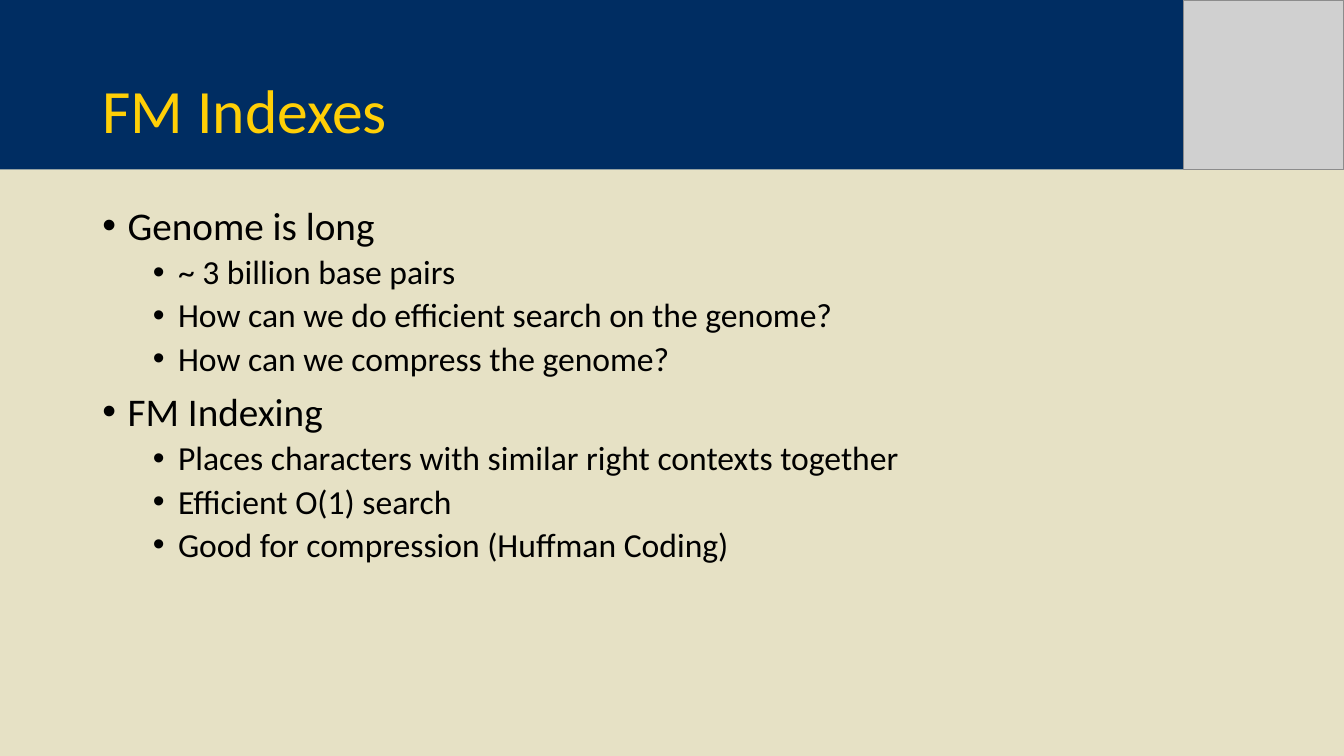
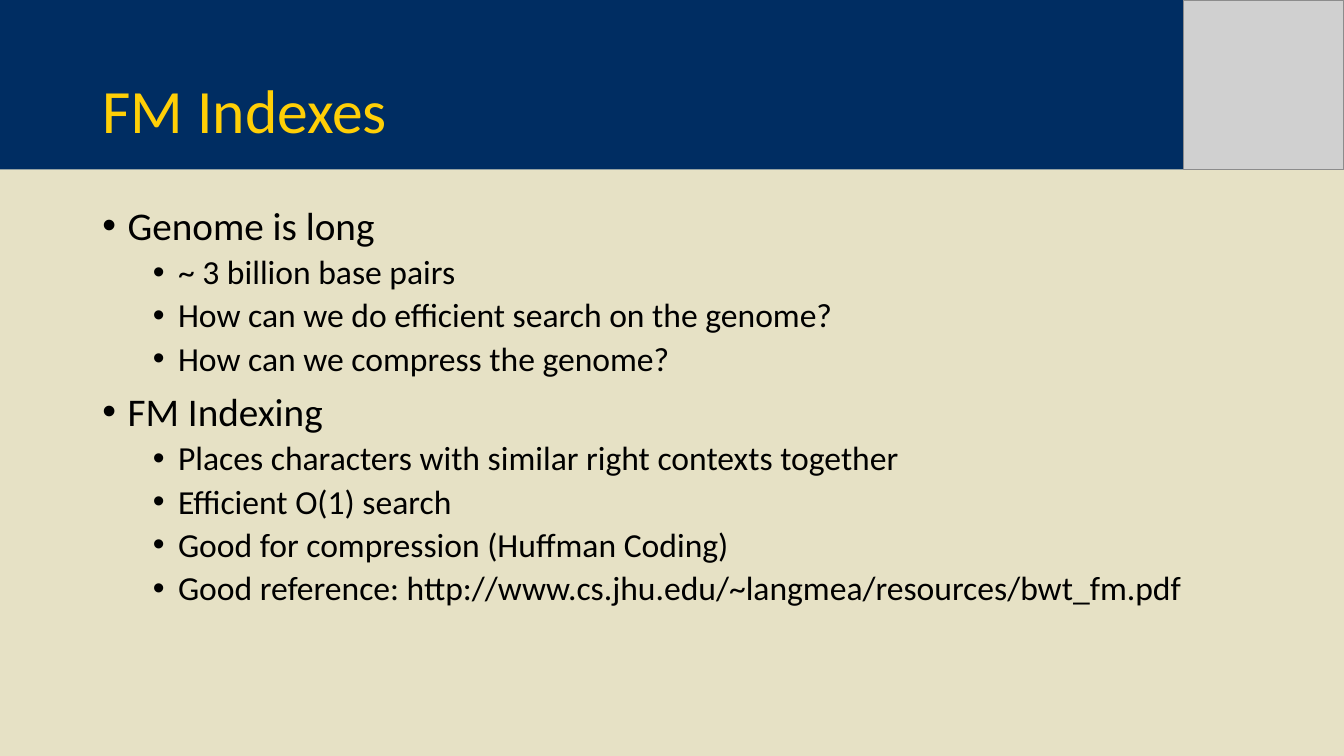
Before and after one commit to ebenmichael/genomics, a slide deck: slide 2 of presentation/Rapid Indexing and Searching of Genomes.pptx. Drawn at 1344x756 pixels with LibreOffice and Linux fonts; fonts in the diff are those of the drawing; grey boxes stand for pictures. Boxes give left, top, right and bottom in pixels: in the first picture for what was removed or moved away, otherwise in the second. Text is boxed around its words. In the diff, an @@ line names an element or a change of style, - is before the commit and + after.

```diff
--- a/presentation/Rapid Indexing and Searching of Genomes.pptx
+++ b/presentation/Rapid Indexing and Searching of Genomes.pptx
@@ text at bbox=[178, 576, 1181, 606]: paragraph added @@
+  • Good reference: http://www.cs.jhu.edu/~langmea/resources/bwt_fm.pdf
```
Also in this commit, not shown: 3 other slides changed, 1 slide removed, 1 other file.
